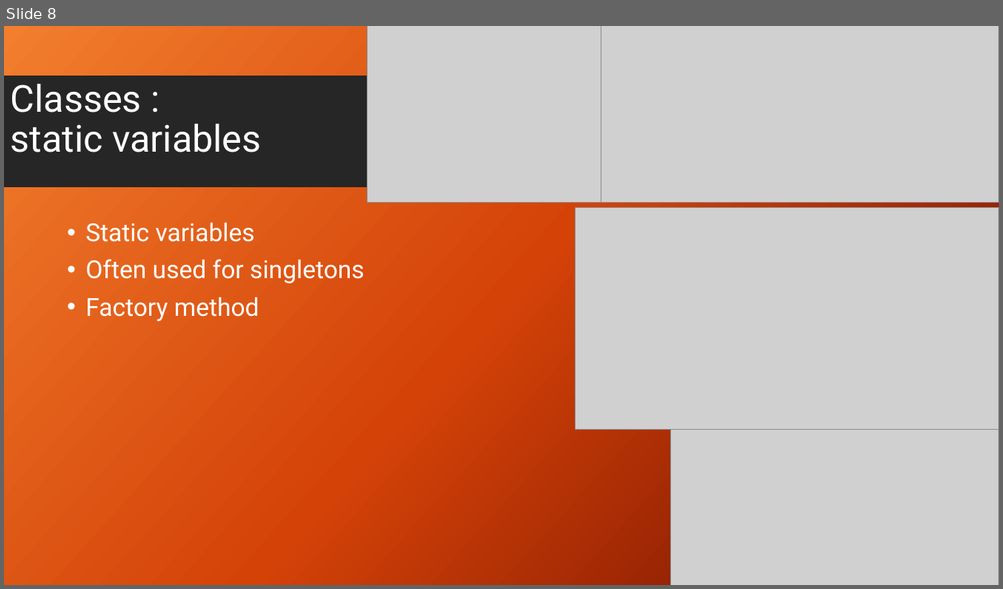
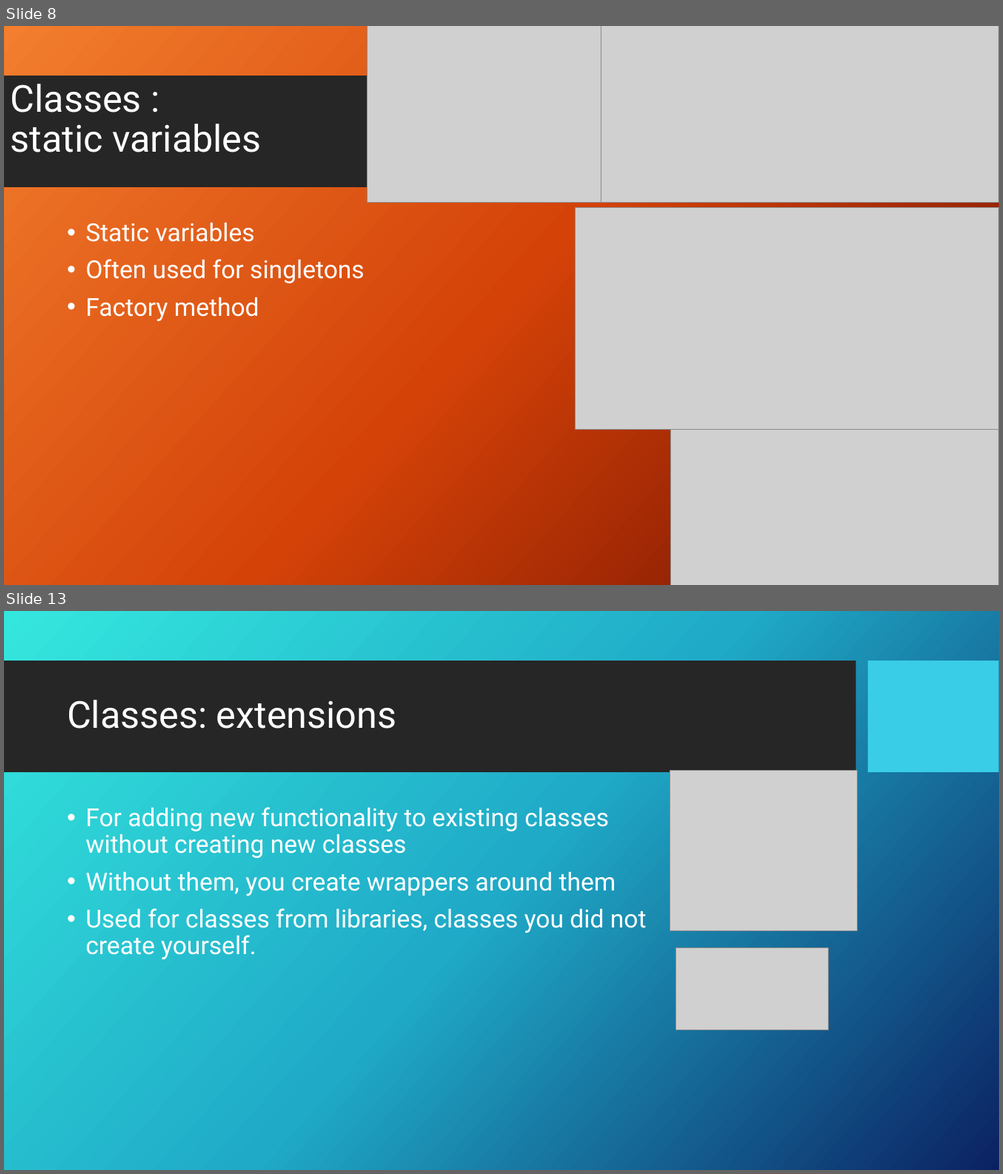
Before and after one commit to GDSC-ADEK/dart-flutter-course, a slide deck: week3/week3_slideshow.pptx. Shown one above the other, each under a label of ours: slide 8 before the commit, slides 8 and 13 after it; the slides between them are not shown. The pictures are 1003x589 and 1003x1174 pixels, drawn with LibreOffice and Linux fonts; fonts in the diff are those of the drawing; grey boxes stand for pictures; background and template pictures are left out. Boxes give left, top, right and bottom in pixels: in the first picture for what was removed or moved away, otherwise in the second. Text is boxed around its words. In the diff, an @@ line names an element or a change of style, - is before the commit and + after.

```diff
--- a/week3/week3_slideshow.pptx
+++ b/week3/week3_slideshow.pptx
@@ slide 13 added at [4, 611, 999, 1170], background picture (left out); not listed: 1 template element that a slide beside it also shows @@
@@ rectangle added at [868, 661, 999, 773], fill #39CDE7 @@
@@ title added at [67, 700, 397, 729], 36 pt, text #FFFFFF @@
+Classes: extensions
@@ picture added at [670, 771, 857, 932] @@
@@ text added at [85, 807, 646, 960], 24 pt, text #FFFFFF @@
+• For adding new functionality to existing classes without creating new classes
+• Without them, you create wrappers around them
+• Used for classes from libraries, classes you did not create yourself.
@@ picture added at [675, 948, 828, 1030] @@
```
Also in this commit, not shown: 1 slide changed, 5 other slides added, 3 other files.
